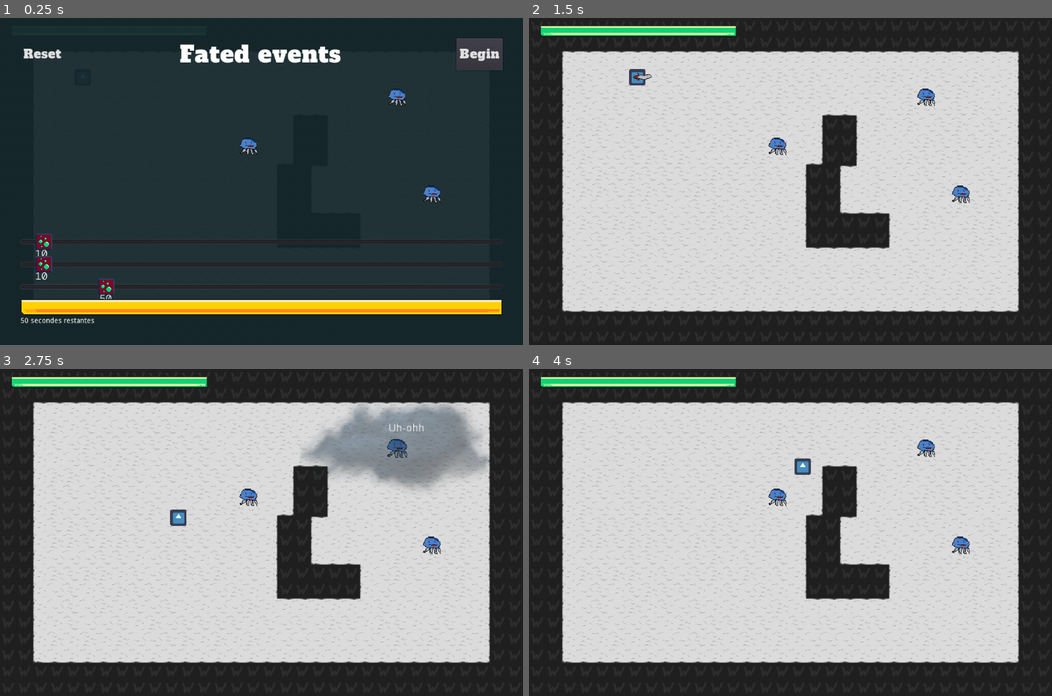
Above: before the commit, frames 1-4 (two rows, left to right).
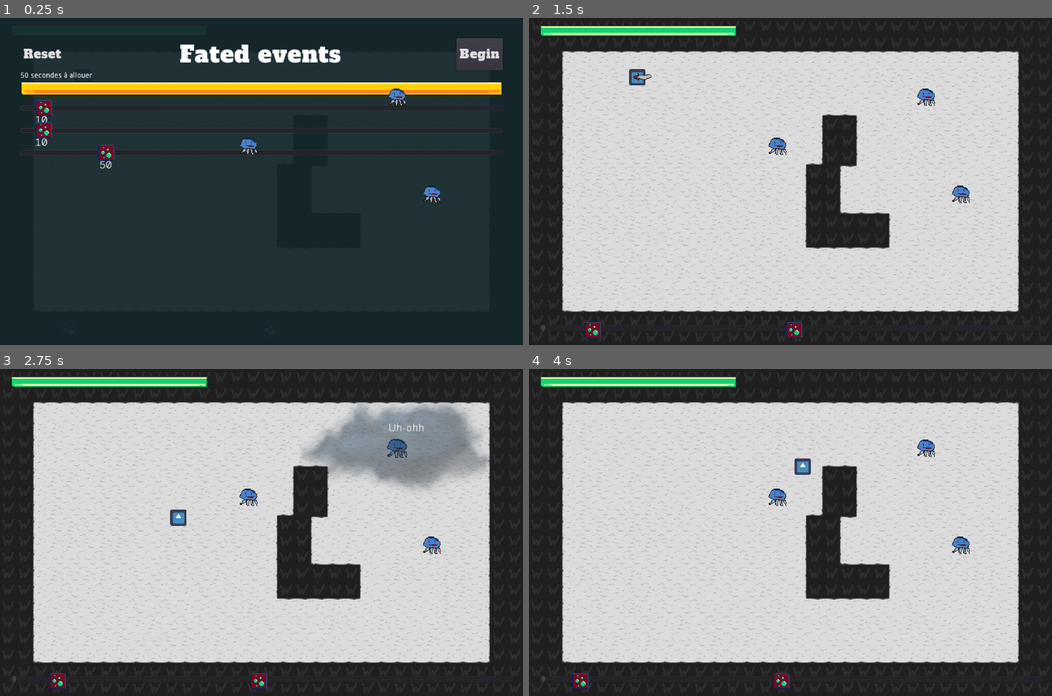
Above: after the commit, the same moments.

Repository: Aidturith/ld50
Game: Godot game, scene res://scenes/levels/ProtoLevel.tscn
The game is run twice, just before and just after one commit, with the same random seed, the same clock (stepped at 60 frames per second) and the same inputs. The engine's default icon, where the game draws it, is replaced by a stand-in: a white triangle on a blue panel in a dark square.
Inputs (mouse positions are in pixels of both pictures, inside the frame that each line leads up to):
- Up to frame 1 (0.25 s): no input
- Up to frame 2 (1.5 s): click "Begin" at 0.5 s; move the mouse to (905, 165) at 1.27 s; hold Right (ui_right) from 1.28 s (still down); tap Space (action_1) at 1.35 s
- Up to frame 3 (2.75 s): move the mouse to (156, 548) at 2.02 s; release Right (ui_right) at 2.03 s; hold Down (ui_down) from 2.03 s (still down); tap Space (action_1) at 2.1 s
- Up to frame 4 (4 s): move the mouse to (842, 460) at 2.77 s; release Down (ui_down) at 2.78 s; hold Right (ui_right) 2.78-3.53 s; tap Space (action_1) at 2.85, 3.6 s; move the mouse to (764, 597) at 3.52 s; hold Up (ui_up) from 3.53 s (still down)

The runs differ from the first frame. In frame 1, 9.3% of the frame differs, in the area x 3-96%, y 16-94%; in frame 2, 0.3%; in frame 3, 0.3%; in frame 4, 0.3%.

Commit message:
sort of timeline

Diff:
--- a/scenes/levels/ProtoLevel.tscn
+++ b/scenes/levels/ProtoLevel.tscn
@@ -9,6 +9,7 @@
 [ext_resource path="res://scenes/fated/EventScheduler.gd" type="Script" id=7]
 [ext_resource path="res://scenes/ui/FatedUI.tscn" type="PackedScene" id=8]
 [ext_resource path="res://resources/tilemaps/white_floor.tres" type="TileSet" id=9]
+[ext_resource path="res://scenes/ui/TimeLine.gd" type="Script" id=10]
 
 [node name="ProtoLevel" type="Node2D"]
 
@@ -93,6 +94,21 @@
 margin_right = 404.0
 margin_bottom = 60.0
 
+[node name="TimeLine" type="HSlider" parent="UI"]
+anchor_top = 1.0
+anchor_right = 1.0
+anchor_bottom = 1.0
+margin_left = 20.0
+margin_top = -65.0
+margin_right = -20.0
+margin_bottom = -1.0
+rect_min_size = Vector2( 0, 64 )
+size_flags_horizontal = 3
+size_flags_vertical = 3
+editable = false
+scrollable = false
+script = ExtResource( 10 )
+
 [node name="StartScreen" type="ColorRect" parent="."]
 margin_right = 1024.0
 margin_bottom = 640.0
--- a/scenes/player/player.gd
+++ b/scenes/player/player.gd
@@ -6,6 +6,7 @@
 onready var statues_ui = owner.get_node("UI/Statues")
 
 func _ready():
+	# Engine.time_scale = 0.1
 	max_health = 100
 	health = 100
 	speed = 250
--- a/scenes/ui/FatedUI.gd
+++ b/scenes/ui/FatedUI.gd
@@ -9,7 +9,7 @@
 
 func _ready():
 	points_bar.max_value = points
-	points_label.text = str(points) + " secondes restantes"
+	points_label.text = points_label(points)
 	if owner:
 		free_slider_queue()
 		instanciate_sliders()
@@ -32,7 +32,7 @@
 		slider.max_points = max_points
 		slider.remaining = max_points
 		slider.value = event.schedule_at
-		slider.color = event.color
+		slider.color = Color(1, 0.9, 0, 0.75)
 		# slider.add_icon_override('toto', event.icon)
 		slider.set("custom_styles/grabber", event.icon)
 		slider.set("custom_styles/grabber_highlight", event.icon)
@@ -40,6 +40,9 @@
 		# source, action, target
 		# TODO setup custom tooltips (mobile friendly too)
 		$EventBox.add_child(slider)
+
+func points_label(seconds):
+	return str(seconds) + " secondes ᴀᴀᴀà allouer"
 
 
 func _on_EventSlider_points_allocated():
@@ -53,7 +56,7 @@
 		slider.remaining = remaining
 		slider.update()
 	points_bar.value = remaining
-	points_label.text = str(remaining) + " secondes restantes"
+	points_label.text = points_label(remaining)
 
 
 func _on_Start_pressed():
--- a/scenes/ui/FatedUI.tscn
+++ b/scenes/ui/FatedUI.tscn
@@ -43,29 +43,16 @@
 custom_fonts/font = ExtResource( 4 )
 text = "Begin"
 
-[node name="EventBox" type="VBoxContainer" parent="."]
+[node name="PointsLabel" type="Label" parent="."]
 margin_top = 66.0
 margin_right = 944.0
-margin_bottom = 486.0
-size_flags_horizontal = 3
-size_flags_vertical = 3
-alignment = 2
-
-[node name="EventSlider" parent="EventBox" instance=ExtResource( 2 )]
-margin_top = 336.0
-margin_right = 944.0
-margin_bottom = 376.0
-
-[node name="EventSlider2" parent="EventBox" instance=ExtResource( 2 )]
-margin_top = 380.0
-margin_right = 944.0
-margin_bottom = 420.0
+margin_bottom = 80.0
 
 [node name="PointsBar" type="TextureProgress" parent="."]
-margin_top = 510.0
+margin_top = 84.0
 margin_right = 944.0
-margin_bottom = 542.0
-rect_min_size = Vector2( 0, 32 )
+margin_bottom = 112.0
+rect_min_size = Vector2( 0, 28 )
 value = 100.0
 texture_progress = ExtResource( 3 )
 nine_patch_stretch = true
@@ -74,10 +61,21 @@
 stretch_margin_right = 32
 stretch_margin_bottom = 12
 
-[node name="PointsLabel" type="Label" parent="."]
-margin_top = 546.0
+[node name="EventBox" type="VBoxContainer" parent="."]
+margin_top = 116.0
 margin_right = 944.0
 margin_bottom = 560.0
+size_flags_horizontal = 3
+size_flags_vertical = 3
+
+[node name="EventSlider" parent="EventBox" instance=ExtResource( 2 )]
+margin_right = 944.0
+margin_bottom = 40.0
+
+[node name="EventSlider2" parent="EventBox" instance=ExtResource( 2 )]
+margin_top = 44.0
+margin_right = 944.0
+margin_bottom = 84.0
 
 [connection signal="pressed" from="Header/Reset" to="." method="_on_Reset_pressed"]
 [connection signal="pressed" from="Header/Start" to="." method="_on_Start_pressed"]
--- /dev/null
+++ b/scenes/ui/TimeLine.gd
@@ -0,0 +1,16 @@
+extends HSlider
+
+onready var scheduler = owner.get_node("EventScheduler")
+onready var events = owner.get_node("EventScheduler/Events")
+
+
+func _process(delta):
+	update()
+
+
+func _draw():
+	for event in events.get_children():
+		var time = scheduler.time
+		var scheduled_at = event.schedule_at
+		var pos = Vector2(rect_size.x * ((scheduled_at - time) / max_value), 20)
+		draw_texture(event.icon, pos)
Not shown: 1 places in scenes/levels/ProtoLevel.tscn that only renumber resources
